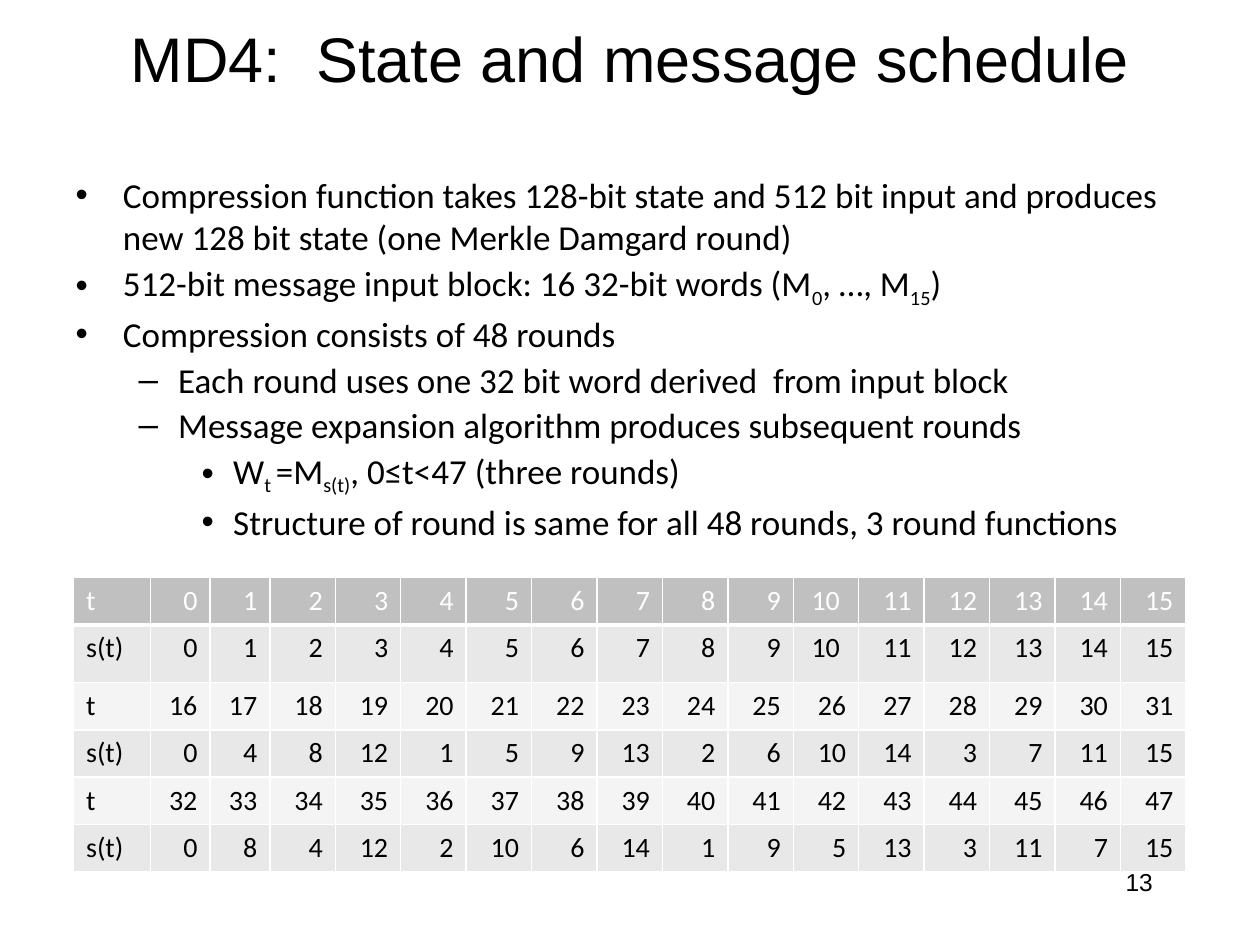
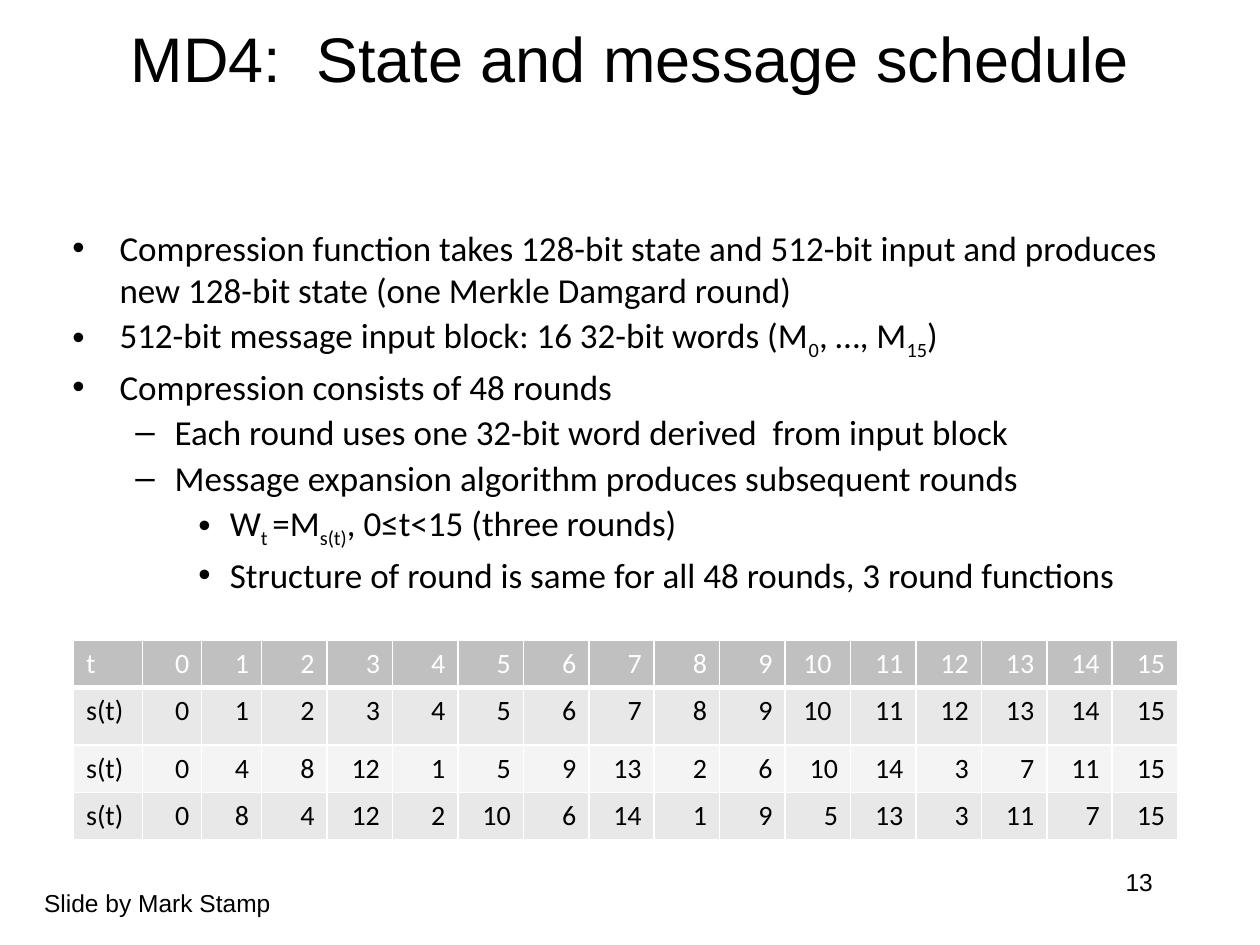
Before and after one commit to jlmucb/class_notes, a slide deck: slide 13 of BerkeleyClass/CS290Spring2013/Lectures/Cryptoclass6.pptx. Drawn at 1260x945 pixels with LibreOffice and Linux fonts; fonts in the diff are those of the drawing. Boxes give left, top, right and bottom in pixels: in the first picture for what was removed or moved away, otherwise in the second. Text is boxed around its words. In the diff, an @@ line names an element or a change of style, - is before the commit and + after.

```diff
--- a/BerkeleyClass/CS290Spring2013/Lectures/Cryptoclass6.pptx
+++ b/BerkeleyClass/CS290Spring2013/Lectures/Cryptoclass6.pptx
@@ text "Compression function takes 128-bit state ...": place and size @@
-text "Compression function takes 128-bit state ..." at box(123, 183, 1157, 540)
+text "Compression function takes 128-bit state ..." at box(120, 236, 1156, 592)
@@ text at box(120, 236, 1156, 309): text changed @@
-• Compression function takes 128-bit state and 512 bit input and produces new 128 bit state (one Merkle Damgard round)
+• Compression function takes 128-bit state and 512-bit input and produces new 128-bit state (one Merkle Damgard round)
@@ text at box(175, 420, 1008, 451): text changed @@
-  – Each round uses one 32 bit word derived from input block
+  – Each round uses one 32-bit word derived from input block
@@ text at box(320, 510, 677, 548): text changed @@
-    • Wt =Ms(t), 0≤t<47 (three rounds)
+    • Wt =Ms(t), 0≤t<15 (three rounds)
@@ table at box(73, 640, 1179, 840) @@
-row 3: t | 16 | 17 | 18 | 19 | 20 | 21 | 22 | 23 | 24 | 25 | 26 | 27 | 28 | 29 | 30 | 31
-row 5: t | 32 | 33 | 34 | 35 | 36 | 37 | 38 | 39 | 40 | 41 | 42 | 43 | 44 | 45 | 46 | 47
@@ table: place and size @@
-table at box(73, 577, 1187, 872)
+table at box(73, 640, 1179, 840)
@@ text added at box(44, 894, 270, 917), 14 pt, text #000000 @@
+Slide by Mark Stamp
```
Also in this commit, not shown: 16 other slides changed, 1 other file.
